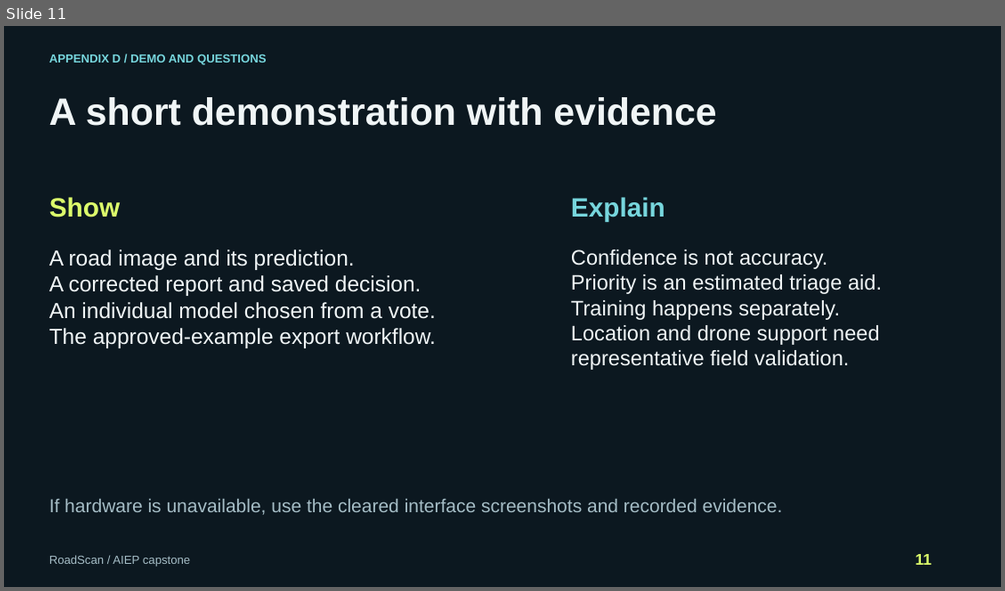
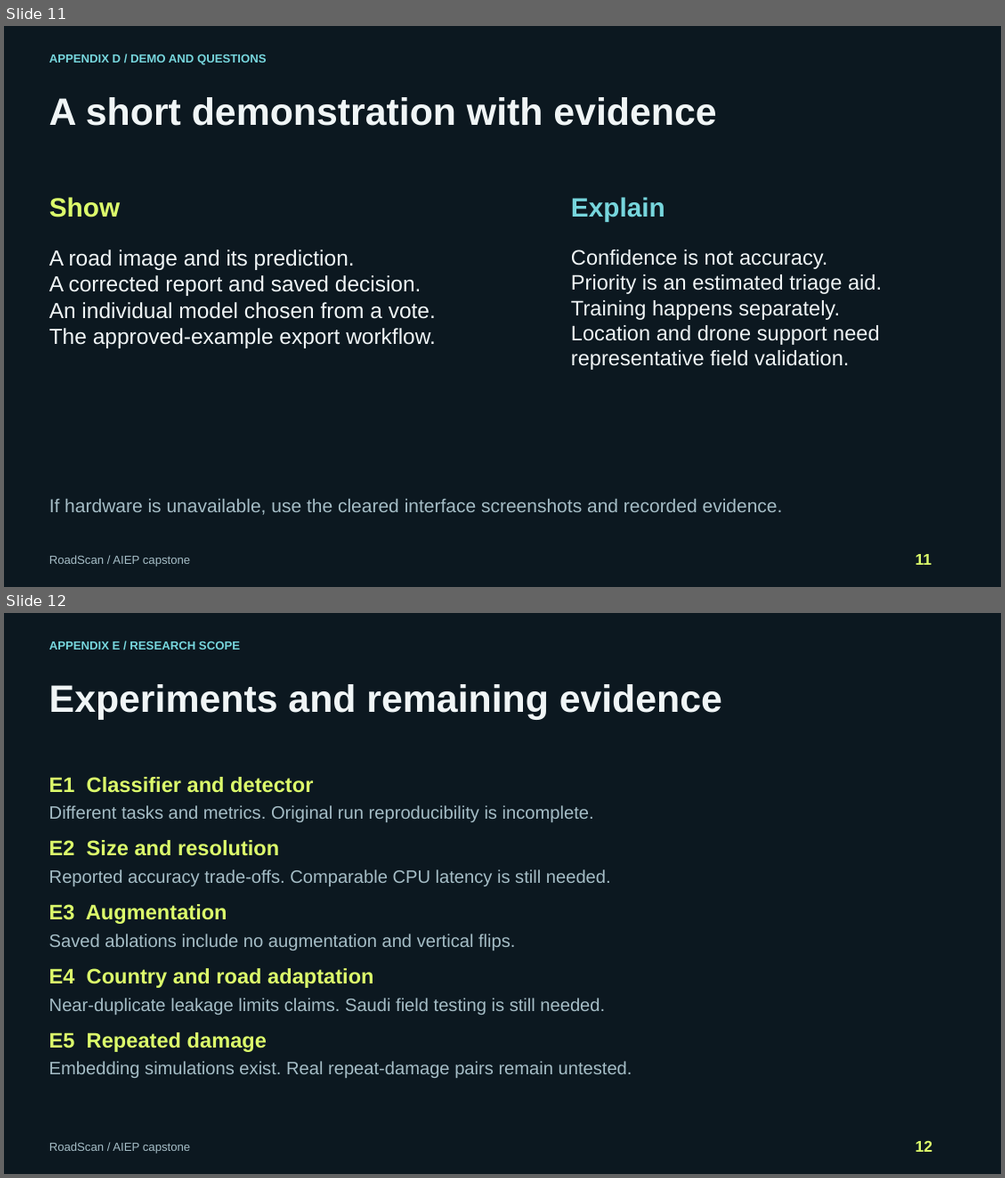
Before and after one commit to Feras-MQ/RoadScan, a slide deck: Deliverables/RoadScan-Presentation.pptx. Shown one above the other, each under a label of ours: slide 11 before the commit, slides 11 and 12 after it. The pictures are 1005x591 and 1005x1178 pixels, drawn with LibreOffice and Linux fonts; fonts in the diff are those of the drawing. Boxes give left, top, right and bottom in pixels: in the first picture for what was removed or moved away, otherwise in the second. Text is boxed around its words. In the diff, an @@ line names an element or a change of style, - is before the commit and + after.

Commit message:
Refresh presentation with current models and research limits

```diff
--- a/Deliverables/RoadScan-Presentation.pptx
+++ b/Deliverables/RoadScan-Presentation.pptx
@@ slide 12 added at box(4, 613, 1001, 1174), background #0C1820 @@
@@ text added at box(49, 641, 240, 649), 11.2 pt, text #77D6DD, bold @@
+APPENDIX E / RESEARCH SCOPE
@@ text added at box(49, 684, 722, 719), 36.8 pt, text #F0F5F6, bold @@
+Experiments and remaining evidence
@@ text added at box(49, 777, 313, 793), 20.2 pt, text #DCFA6B, bold @@
+E1 Classifier and detector
@@ text added at box(49, 805, 594, 822), 17.2 pt, text #A5BDC6 @@
+Different tasks and metrics. Original run reproducibility is incomplete.
@@ text added at box(49, 840, 279, 856), 20.2 pt, text #DCFA6B, bold @@
+E2 Size and resolution
@@ text added at box(49, 869, 611, 886), 17.2 pt, text #A5BDC6 @@
+Reported accuracy trade-offs. Comparable CPU latency is still needed.
@@ text added at box(49, 904, 227, 924), 20.2 pt, text #DCFA6B, bold @@
+E3 Augmentation
@@ text added at box(49, 933, 515, 950), 17.2 pt, text #A5BDC6 @@
+Saved ablations include no augmentation and vertical flips.
@@ text added at box(49, 968, 373, 988), 20.2 pt, text #DCFA6B, bold @@
+E4 Country and road adaptation
@@ text added at box(49, 997, 605, 1014), 17.2 pt, text #A5BDC6 @@
+Near-duplicate leakage limits claims. Saudi field testing is still needed.
@@ text added at box(49, 1032, 267, 1052), 20.2 pt, text #DCFA6B, bold @@
+E5 Repeated damage
@@ text added at box(49, 1061, 632, 1078), 17.2 pt, text #A5BDC6 @@
+Embedding simulations exist. Real repeat-damage pairs remain untested.
@@ text added at box(49, 1142, 190, 1153), 11.2 pt, text #A5BDC6 @@
+RoadScan / AIEP capstone
@@ text added at box(915, 1141, 932, 1151), 15 pt, text #DCFA6B, bold @@
+12
```
Also in this commit, not shown: 3 slides changed, 8 other files.
